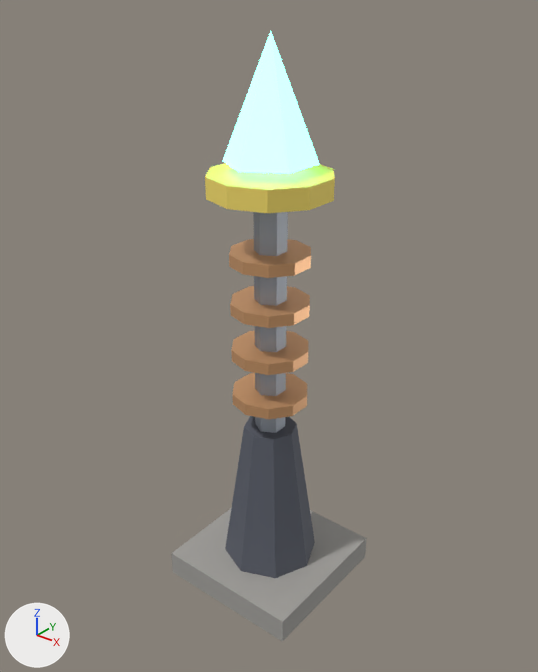
Two versions of the glTF model jogo/assets/modelos/energia/torre_sem_fio.glb, one commit apart.
One viewpoint serves both versions: a 50 mm lens placed at (2.09, -2.62, 3.1), pointed at (-0.01, 0.01, 1.48). Every picture has the same lights, and +X, +Y and +Z are marked at lower left. The picture after the commit comes second. Where no turn or scale is listed for an object, it has been applied to the vertices. Vertices at exactly the same position are counted once.

Names of what the first picture shows: 'torre_sem_fio_corpo', 'torre_sem_fio_cristal'.
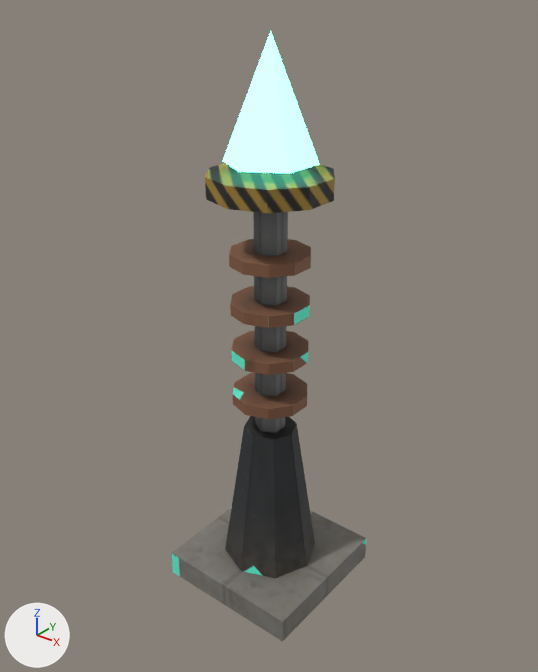
What the commit changed:
Picture 'torre_sem_fio_tex' (img_torre_sem_fio_tex) is new.
Material 'torre_sem_fio_Tex' (mat_torre_sem_fio_tex) is new.
Its texture is img_torre_sem_fio_tex.
Its metallic is 0.15.
Its roughness is 0.7.
me_torre_sem_fio_corpo has 136 vertices, 240 faces and spans x -0.4..0.4, y -0.4..0.4, z 0.0..2.3.
me_torre_sem_fio_corpo is used by ob_torre_sem_fio_corpo; location (0.0, 0.0, 0.0).
me_torre_sem_fio_corpo part 1: all 12 faces that had it switch from mat_p_concreto (grey #a2a09b) to mat_torre_sem_fio_tex (picture img_torre_sem_fio_tex).
me_torre_sem_fio_corpo part 2: all 28 faces that had it switch from mat_p_escuro (dark grey #595d69) to mat_torre_sem_fio_tex (picture img_torre_sem_fio_tex).
me_torre_sem_fio_corpo part 3: all 20 faces that had it switch from mat_p_metal (light grey #adb5bf) to mat_torre_sem_fio_tex (picture img_torre_sem_fio_tex).
me_torre_sem_fio_corpo part 4: all 144 faces that had it switch from mat_p_cobre (beige #e5ad7c) to mat_torre_sem_fio_tex (picture img_torre_sem_fio_tex).
me_torre_sem_fio_corpo part 5: all 36 faces that had it switch from mat_p_faixa (yellow #f9e16c) to mat_torre_sem_fio_tex (picture img_torre_sem_fio_tex).
me_torre_sem_fio_corpo part 6: texture (UV) coordinates of 240 of 240 faces, centred in x -0.4..0.4, y -0.4..0.4, z 0.0..2.3, changed; they spanned u 0.0..0.0, v 0.0..0.0 and now span u 0.0..1.0, v 0.0..0.93.

Pixel boxes (x1, y1, x2, y2) of what changed, in the pictures (538 x 672 px):
'torre_sem_fio_corpo', recoloured, surface changed (darker): (171, 163, 367, 642) in both
part 1 of me_torre_sem_fio_corpo, recoloured (darker): (171, 508, 367, 642) in both
part 2 of me_torre_sem_fio_corpo, recoloured (darker): (225, 416, 315, 578) in both
part 3 of me_torre_sem_fio_corpo, recoloured (light grey to black): (253, 212, 288, 433) in both
part 4 of me_torre_sem_fio_corpo, recoloured (beige to brown): (229, 239, 311, 420) in both
part 5 of me_torre_sem_fio_corpo, recoloured (darker): (205, 163, 335, 213) in both
part 6 of me_torre_sem_fio_corpo, surface changed (darker): (171, 163, 367, 642) in both
